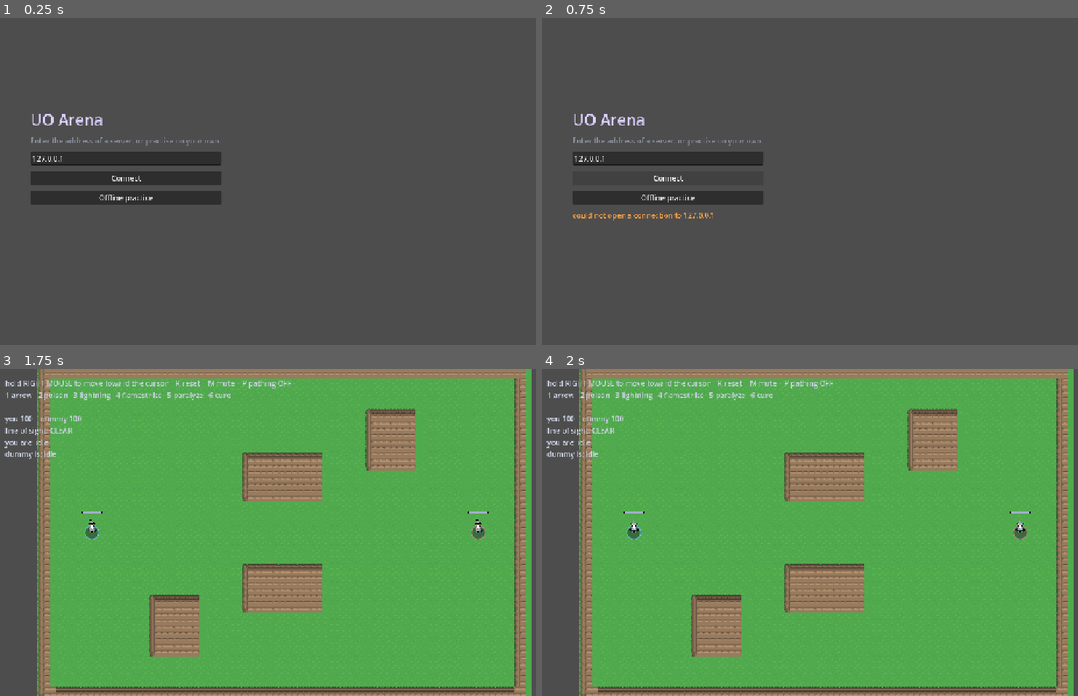
Above: before the commit, frames 1-4 (two rows, left to right).
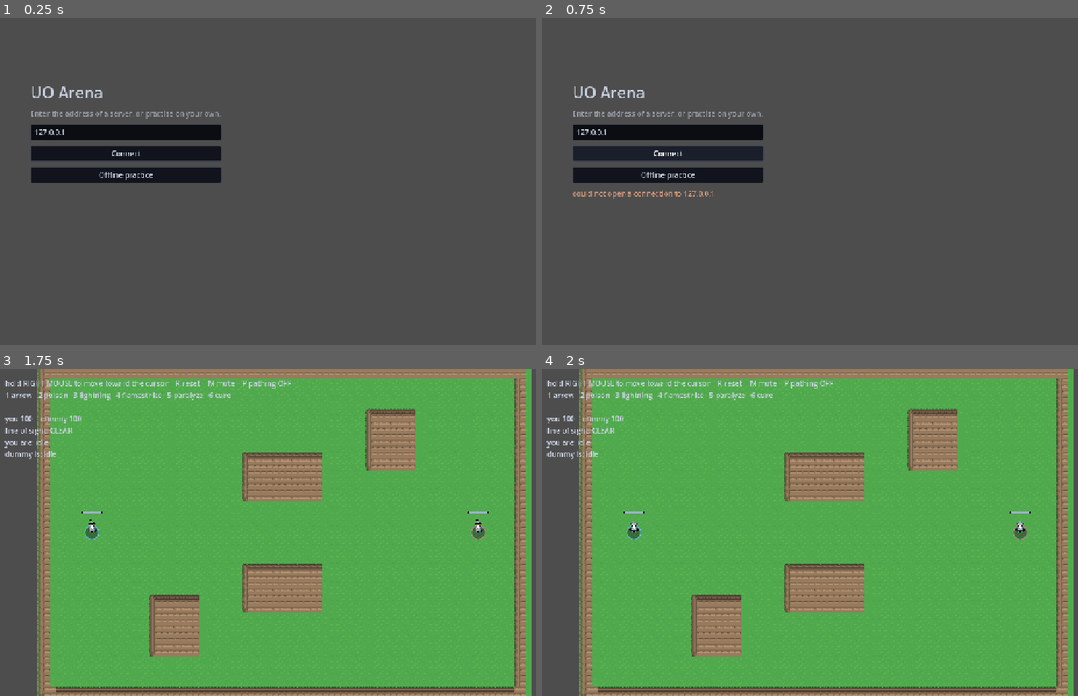
Above: after the commit, the same moments.

Repository: sirdeaz/uo-arena
Game: Godot game, scene res://autoload/boot.tscn
Same seed, same stepped clock (60 frames per second), same inputs: the game is played once before the commit and once after it.
Inputs:
- Up to frame 1 (0.25 s): no input
- Up to frame 2 (0.75 s): click "Connect" at 0.5 s
- Up to frame 3 (1.75 s): click "Offline practice" at 1.25 s
- Up to frame 4 (2 s): no input

The runs differ from the first frame. In frame 1, 7.9% of the frame differs, in the area x 5-42%, y 20-58%; in frame 2, 7.0%; in frame 3, nothing differs; in frame 4, nothing differs.

Commit message:
Editor-first Wave 1: SpellBook.by_name, HUD scene, join menu scene (#45, #46, #47)
**#45** — `client/local_test.gd` hand-rolled `load("res://common/spells/%s.tres")`,
the exact copy-paste `SpellBook.by_name` (`common/spell_book.gd:70`) was
written to delete. Use it; drop the `_spell()` helper.

**#46** — the HUD was assembled node by node in `ArenaHud._ready()`, eight
anchor lines in code. Author `client/scenes/arena_hud.tscn` (CastBar
anchored bottom-left, Readout top-left); `arena_hud.gd` drops to
`@onready` refs. `bind_cast_bar()` stays a post-build call — it is about
the local fighter arriving with the server's first roster, not node
readiness — and the pre-tree deferral still works. Layout constants stay
on the script because `tests/test_arena_hud.gd` measures the real nodes
against them; the `.tscn` mirrors those numbers and the layout tests fail
if they drift. Both clients instance the scene; `test_arena_hud.gd` too.

**#47** — `client/client_main.gd:_build_ui()` built the join menu in code
and coloured its hint and error text with `CAST_FIZZLED` /
`CAST_INTERRUPTED` (issue #19). Author `client/client_main.tscn` with a
`client/ui/menu_theme.tres` so the controls stop being stock engine grey;
`@onready` refs; `@export var practice_scene: PackedScene` replacing the
two `change_scene_to_file` strings; the panel is anchored, not at a raw
`Vector2(80, 200)`. New palette entries `UI_TEXT_DIM` (a named alpha of
`UI_TEXT`) and `UI_TEXT_ALERT` (its own muted clay) so no chrome borrows
a cast-feedback hue. Addresses #19; the cast-bar caption still resolves
its font via `ThemeDB`, left for a follow-up.

`./run_tests.sh`: 313 pass.

Co-Authored-By: Claude Sonnet 5 <noreply@anthropic.com>
Claude-Session: https://claude.ai/code/session_01EBbgW8GKKF1Av5zuZLnFfU

Diff:
--- a/client/arena_client.gd
+++ b/client/arena_client.gd
@@ -30,6 +30,9 @@
 ## `client/art/wizard.tres` and can be swapped in the editor.
 const FIGHTER_SCENE := preload("res://client/scenes/fighter.tscn")
 
+## Authored chrome — layout lives in the scene, not in `ArenaHud._ready()`.
+const HUD_SCENE := preload("res://client/scenes/arena_hud.tscn")
+
 ## Which peer this client is playing. Set before adding the node to the tree.
 var local_peer_id: int = 0
 
@@ -81,7 +84,7 @@
 	audio = SpellAudio.new()
 	add_child(audio)
 
-	hud = ArenaHud.new()
+	hud = HUD_SCENE.instantiate()
 	add_child(hud)
 
 
--- a/client/arena_hud.gd
+++ b/client/arena_hud.gd
@@ -14,10 +14,16 @@
 ## the game does not look like. The moment the two HUDs diverge, that guarantee is
 ## quietly false and the preview is of the client nobody plays.
 ##
-## Kept flat in `client/` rather than given a `client/ui/` of its own on purpose:
-## `tests/test_palette.gd` walks `res://client` with `get_files()`, which does not
-## recurse, so a script in a subdirectory would silently stop being checked for raw hex
-## literals. Drawing code belongs where that check can see it.
+## The layout is authored in `client/scenes/arena_hud.tscn`, not built here — the
+## anchors and offsets live in the scene now. The script is kept flat in `client/`
+## rather than moved next to the scene: `tests/test_palette.gd` walks `res://client`
+## with `get_files()`, which does not recurse, so a script in a subdirectory would
+## silently stop being checked for raw hex literals. Drawing code belongs where that
+## check can see it.
+
+## The layout constants below still exist because `tests/test_arena_hud.gd` measures
+## the real nodes against them — the `.tscn` mirrors these exact numbers, and the
+## layout tests fail if the two drift.
 
 ## Distance in from the left edge. Shared, so the two rows line up down one margin.
 const MARGIN: float = 24.0
@@ -25,36 +31,24 @@
 const CAST_BAR_SIZE := Vector2(260.0, 16.0)
 
 ## How far the cast bar floats above the bottom edge. Anchored rather than positioned:
-## this used to be a y of 640, which is only the right answer while the viewport is
-## exactly 720 tall, and said nothing about the gap being the point.
+## a y of 640 is only the right answer while the viewport is exactly 720 tall, and says
+## nothing about the gap being the point.
 const CAST_BAR_BOTTOM_GAP: float = 64.0
 
 ## The readout hangs off the top-left corner, which is where a Control's origin already
-## is, so it needs no anchoring — a position is the honest way to say it.
+## is.
 const READOUT_TOP: float = 20.0
 
-var cast_bar: CastBarUI
-var readout: Label
+@onready var cast_bar: CastBarUI = $CastBar
+@onready var readout: Label = $Readout
 
 var _bound_state: EntityState
 
 
 func _ready() -> void:
-	cast_bar = CastBarUI.new()
-	cast_bar.anchor_left = 0.0
-	cast_bar.anchor_right = 0.0
-	cast_bar.anchor_top = 1.0
-	cast_bar.anchor_bottom = 1.0
-	cast_bar.offset_left = MARGIN
-	cast_bar.offset_right = MARGIN + CAST_BAR_SIZE.x
-	cast_bar.offset_top = -(CAST_BAR_BOTTOM_GAP + CAST_BAR_SIZE.y)
-	cast_bar.offset_bottom = -CAST_BAR_BOTTOM_GAP
-	add_child(cast_bar)
-
-	readout = Label.new()
-	readout.position = Vector2(MARGIN, READOUT_TOP)
+	# The one thing not in the scene: the colour goes through `client/palette.gd`, and a
+	# raw hex in a `.tres`/`.tscn` would slip past the palette check.
 	readout.add_theme_color_override("font_color", Palette.UI_TEXT)
-	add_child(readout)
 
 	# A binding asked for before the HUD entered the tree still has to land.
 	if _bound_state != null:
--- a/client/client_main.gd
+++ b/client/client_main.gd
@@ -1,13 +1,24 @@
 extends Node
 
 ## Where a client decides what kind of session it is in: a browser build practises
-## offline, `--connect <host>` goes straight to a server, and anything else gets a menu.
+## offline, `--connect <host>` goes straight to a server, and anything else gets the
+## join menu.
+##
+## The menu itself is authored in `client/client_main.tscn` now — its layout, its
+## `menu_theme.tres` and the fact that it exists are the scene's business. This script
+## only wires behaviour: which button does what, and what the status line says.
 
 const DEFAULT_ADDRESS := "127.0.0.1"
 
-var _address: LineEdit
-var _status: Label
-var _connect_button: Button
+## Where "Offline practice" goes. A scene reference wired in the Inspector rather than a
+## `change_scene_to_file("res://…")` string in two places.
+@export var practice_scene: PackedScene
+
+@onready var _menu: CanvasLayer = $Menu
+@onready var _address: LineEdit = $Menu/Panel/Address
+@onready var _status: Label = $Menu/Panel/Status
+@onready var _connect_button: Button = $Menu/Panel/ConnectButton
+@onready var _hint: Label = $Menu/Panel/Hint
 
 
 func _ready() -> void:
@@ -15,10 +26,18 @@
 	# offer and never constructs a peer. It boots into the practice harness exactly as
 	# it always has — which is what keeps the published page working unchanged.
 	if OS.has_feature("web"):
-		get_tree().change_scene_to_file.call_deferred("res://client/scenes/local_test.tscn")
+		_go_to_practice.call_deferred()
 		return
 
-	_build_ui()
+	# Secondary and error text get their own chrome entries so nothing on the menu
+	# borrows a cast-feedback colour (#19). The theme carries the rest.
+	_hint.add_theme_color_override("font_color", Palette.UI_TEXT_DIM)
+	_status.add_theme_color_override("font_color", Palette.UI_TEXT_ALERT)
+
+	_address.text = DEFAULT_ADDRESS
+	_address.text_submitted.connect(func(text: String) -> void: _connect_to(text))
+	_connect_button.pressed.connect(func() -> void: _connect_to(_address.text))
+	($Menu/Panel/PracticeButton as Button).pressed.connect(_go_to_practice)
 
 	if NetworkManager.last_failure != "":
 		_status.text = NetworkManager.last_failure
@@ -31,49 +50,12 @@
 		_connect_to(address)
 
 
-func _build_ui() -> void:
-	var layer := CanvasLayer.new()
-	add_child(layer)
-
-	var panel := VBoxContainer.new()
-	panel.position = Vector2(80.0, 200.0)
-	panel.custom_minimum_size = Vector2(420.0, 0.0)
-	panel.add_theme_constant_override("separation", 12)
-	layer.add_child(panel)
-
-	var title := Label.new()
-	title.text = "UO Arena"
-	title.add_theme_font_size_override("font_size", 34)
-	title.add_theme_color_override("font_color", Palette.MANTRA)
-	panel.add_child(title)
-
-	var hint := Label.new()
-	hint.text = "Enter the address of a server, or practise on your own."
-	hint.add_theme_color_override("font_color", Palette.CAST_FIZZLED)
-	panel.add_child(hint)
-
-	_address = LineEdit.new()
-	_address.text = DEFAULT_ADDRESS
-	_address.custom_minimum_size = Vector2(300.0, 0.0)
-	_address.text_submitted.connect(func(text: String) -> void: _connect_to(text))
-	panel.add_child(_address)
-
-	_connect_button = Button.new()
-	_connect_button.text = "Connect"
-	_connect_button.pressed.connect(func() -> void: _connect_to(_address.text))
-	panel.add_child(_connect_button)
-
-	var practice := Button.new()
-	practice.text = "Offline practice"
-	practice.pressed.connect(
-		func() -> void:
-			get_tree().change_scene_to_file("res://client/scenes/local_test.tscn")
-	)
-	panel.add_child(practice)
-
-	_status = Label.new()
-	_status.add_theme_color_override("font_color", Palette.CAST_INTERRUPTED)
-	panel.add_child(_status)
+func _go_to_practice() -> void:
+	if practice_scene != null:
+		get_tree().change_scene_to_packed(practice_scene)
+	else:
+		# A missing Inspector wiring should not strand the player on a dead button.
+		get_tree().change_scene_to_file("res://client/scenes/local_test.tscn")
 
 
 func _connect_to(address: String) -> void:
--- a/client/client_main.tscn
+++ b/client/client_main.tscn
@@ -1,6 +1,39 @@
-[gd_scene load_steps=2 format=3]
+[gd_scene load_steps=4 format=3]
 
 [ext_resource type="Script" path="res://client/client_main.gd" id="1_client_main"]
+[ext_resource type="Theme" path="res://client/ui/menu_theme.tres" id="2_theme"]
+[ext_resource type="PackedScene" path="res://client/scenes/local_test.tscn" id="3_practice"]
 
 [node name="ClientMain" type="Node"]
 script = ExtResource("1_client_main")
+practice_scene = ExtResource("3_practice")
+
+[node name="Menu" type="CanvasLayer" parent="."]
+
+[node name="Panel" type="VBoxContainer" parent="Menu"]
+theme = ExtResource("2_theme")
+anchor_bottom = 1.0
+offset_left = 80.0
+offset_top = 140.0
+offset_right = 500.0
+offset_bottom = -140.0
+grow_vertical = 2
+theme_override_constants/separation = 12
+
+[node name="Title" type="Label" parent="Menu/Panel"]
+text = "UO Arena"
+theme_override_font_sizes/font_size = 34
+
+[node name="Hint" type="Label" parent="Menu/Panel"]
+text = "Enter the address of a server, or practise on your own."
+
+[node name="Address" type="LineEdit" parent="Menu/Panel"]
+custom_minimum_size = Vector2(300, 0)
+
+[node name="ConnectButton" type="Button" parent="Menu/Panel"]
+text = "Connect"
+
+[node name="PracticeButton" type="Button" parent="Menu/Panel"]
+text = "Offline practice"
+
+[node name="Status" type="Label" parent="Menu/Panel"]
--- a/client/local_test.gd
+++ b/client/local_test.gd
@@ -16,6 +16,9 @@
 ## `client/art/wizard.tres` and can be swapped in the editor.
 const FIGHTER_SCENE := preload("res://client/scenes/fighter.tscn")
 
+## Authored chrome — layout lives in the scene, not in `ArenaHud._ready()`.
+const HUD_SCENE := preload("res://client/scenes/arena_hud.tscn")
+
 var map: ArenaMap
 var resolver: CombatResolver
 var player: Fighter
@@ -87,7 +90,7 @@
 	_connect_combat(player, dummy)
 	_connect_combat(dummy, player)
 
-	hud = ArenaHud.new()
+	hud = HUD_SCENE.instantiate()
 	add_child(hud)
 	hud.bind_cast_bar(player.combatant.entity_state)
 
@@ -155,7 +158,9 @@
 	if _dummy_think_timer < DUMMY_THINK_SECONDS:
 		return
 	_dummy_think_timer = 0.0
-	resolver.try_begin_cast(dummy.combatant, player.combatant, _spell("magic_arrow"))
+	resolver.try_begin_cast(
+		dummy.combatant, player.combatant, SpellBook.by_name("magic_arrow")
+	)
 
 
 func _unhandled_key_input(event: InputEvent) -> void:
@@ -187,10 +192,6 @@
 	if not resolver.try_begin_cast(player.combatant, target, spell):
 		if not resolver.can_see(player.combatant, dummy.combatant):
 			_last_event = "%s — no line of sight" % spell.spell_name
-
-
-func _spell(spell_name: String) -> SpellData:
-	return load("res://common/spells/%s.tres" % spell_name)
 
 
 func _has_line_of_sight() -> bool:
--- a/client/palette.gd
+++ b/client/palette.gd
@@ -45,6 +45,16 @@
 
 ## HUD body text.
 const UI_TEXT := Color("#c8d0e0")
+
+## Secondary chrome text — hints, sub-labels on the join screen. A dim of the body text,
+## not a new hue: the convention is a named alpha for a variant of an existing signal.
+const UI_TEXT_DIM := Color(UI_TEXT, 0.62)
+
+## An error line in the chrome — "could not connect". Its own muted clay so it never
+## borrows off the cast-feedback axis (`CAST_FIZZLED` / `CAST_INTERRUPTED`), which is
+## the reuse #19 exists to remove, and clear of `HEALTH_HURT` — red still means one
+## thing, and it is not a menu.
+const UI_TEXT_ALERT := Color("#d89b7a")
 
 ## Near-black behind overhead text and bars, so they survive any floor under them.
 ## Also the shadow a fighter stands in — the same job, one layer down: it is what sets
--- /dev/null
+++ b/client/scenes/arena_hud.tscn
@@ -0,0 +1,22 @@
+[gd_scene load_steps=3 format=3]
+
+[ext_resource type="Script" path="res://client/arena_hud.gd" id="1_hud"]
+[ext_resource type="Script" path="res://client/cast_bar_ui.gd" id="2_cast_bar"]
+
+[node name="ArenaHud" type="CanvasLayer"]
+script = ExtResource("1_hud")
+
+[node name="CastBar" type="Control" parent="."]
+anchor_top = 1.0
+anchor_bottom = 1.0
+offset_left = 24.0
+offset_top = -80.0
+offset_right = 284.0
+offset_bottom = -64.0
+script = ExtResource("2_cast_bar")
+
+[node name="Readout" type="Label" parent="."]
+offset_left = 24.0
+offset_top = 20.0
+offset_right = 24.0
+offset_bottom = 20.0
--- /dev/null
+++ b/client/ui/menu_theme.tres
@@ -0,0 +1,98 @@
+; Chrome theme for the join screen so its controls stop being stock engine grey (#19).
+; The colours mirror client/palette.gd — UI_PANEL #11141c, UI_BORDER #3a4050,
+; UI_TEXT #c8d0e0 — kept in sync by hand; the palette module stays the source of record.
+[gd_resource type="Theme" load_steps=6 format=3]
+
+[sub_resource type="StyleBoxFlat" id="btn_normal"]
+bg_color = Color(0.0667, 0.0784, 0.1098, 1)
+border_width_left = 1
+border_width_top = 1
+border_width_right = 1
+border_width_bottom = 1
+border_color = Color(0.2275, 0.251, 0.3137, 1)
+corner_radius_top_left = 2
+corner_radius_top_right = 2
+corner_radius_bottom_right = 2
+corner_radius_bottom_left = 2
+content_margin_left = 12.0
+content_margin_top = 6.0
+content_margin_right = 12.0
+content_margin_bottom = 6.0
+
+[sub_resource type="StyleBoxFlat" id="btn_hover"]
+bg_color = Color(0.102, 0.1216, 0.1686, 1)
+border_width_left = 1
+border_width_top = 1
+border_width_right = 1
+border_width_bottom = 1
+border_color = Color(0.2275, 0.251, 0.3137, 1)
+corner_radius_top_left = 2
+corner_radius_top_right = 2
+corner_radius_bottom_right = 2
+corner_radius_bottom_left = 2
+content_margin_left = 12.0
+content_margin_top = 6.0
+content_margin_right = 12.0
+content_margin_bottom = 6.0
+
+[sub_resource type="StyleBoxFlat" id="btn_pressed"]
+bg_color = Color(0.0431, 0.051, 0.0745, 1)
+border_width_left = 1
+border_width_top = 1
+border_width_right = 1
+border_width_bottom = 1
+border_color = Color(0.2275, 0.251, 0.3137, 1)
+corner_radius_top_left = 2
+corner_radius_top_right = 2
+corner_radius_bottom_right = 2
+corner_radius_bottom_left = 2
+content_margin_left = 12.0
+content_margin_top = 6.0
+content_margin_right = 12.0
+content_margin_bottom = 6.0
+
+[sub_resource type="StyleBoxFlat" id="edit_normal"]
+bg_color = Color(0.0431, 0.051, 0.0745, 1)
+border_width_left = 1
+border_width_top = 1
+border_width_right = 1
+border_width_bottom = 1
+border_color = Color(0.2275, 0.251, 0.3137, 1)
+corner_radius_top_left = 2
+corner_radius_top_right = 2
+corner_radius_bottom_right = 2
+corner_radius_bottom_left = 2
+content_margin_left = 8.0
+content_margin_top = 6.0
+content_margin_right = 8.0
+content_margin_bottom = 6.0
+
+[sub_resource type="StyleBoxFlat" id="edit_focus"]
+bg_color = Color(0.0431, 0.051, 0.0745, 1)
+border_width_left = 1
+border_width_top = 1
+border_width_right = 1
+border_width_bottom = 1
+border_color = Color(0.431, 0.776, 1.0, 1)
+corner_radius_top_left = 2
+corner_radius_top_right = 2
+corner_radius_bottom_right = 2
+corner_radius_bottom_left = 2
+content_margin_left = 8.0
+content_margin_top = 6.0
+content_margin_right = 8.0
+content_margin_bottom = 6.0
+
+[resource]
+Button/colors/font_color = Color(0.7843, 0.8157, 0.8784, 1)
+Button/colors/font_hover_color = Color(1, 1, 1, 1)
+Button/colors/font_pressed_color = Color(0.7843, 0.8157, 0.8784, 1)
+Button/styles/normal = SubResource("btn_normal")
+Button/styles/hover = SubResource("btn_hover")
+Button/styles/pressed = SubResource("btn_pressed")
+Button/styles/focus = SubResource("btn_hover")
+Label/colors/font_color = Color(0.7843, 0.8157, 0.8784, 1)
+LineEdit/colors/font_color = Color(0.7843, 0.8157, 0.8784, 1)
+LineEdit/colors/caret_color = Color(0.7843, 0.8157, 0.8784, 1)
+LineEdit/styles/normal = SubResource("edit_normal")
+LineEdit/styles/focus = SubResource("edit_focus")
--- a/tests/test_arena_hud.gd
+++ b/tests/test_arena_hud.gd
@@ -9,12 +9,16 @@
 ## perfect offline and show a dead cast bar in every networked fight — and nothing on
 ## screen distinguishes a bar that was never bound from one whose caster is simply idle.
 
+const HUD_SCENE := preload("res://client/scenes/arena_hud.tscn")
+
 var hud: ArenaHud
 var caster: Combatant
 
 
 func before_each() -> void:
-	hud = ArenaHud.new()
+	# The HUD is an authored scene now; its children exist only once it enters the tree,
+	# which is exactly the timing `bind_cast_bar` has to survive.
+	hud = HUD_SCENE.instantiate()
 	caster = Combatant.new()
 	add_child(caster)
 
